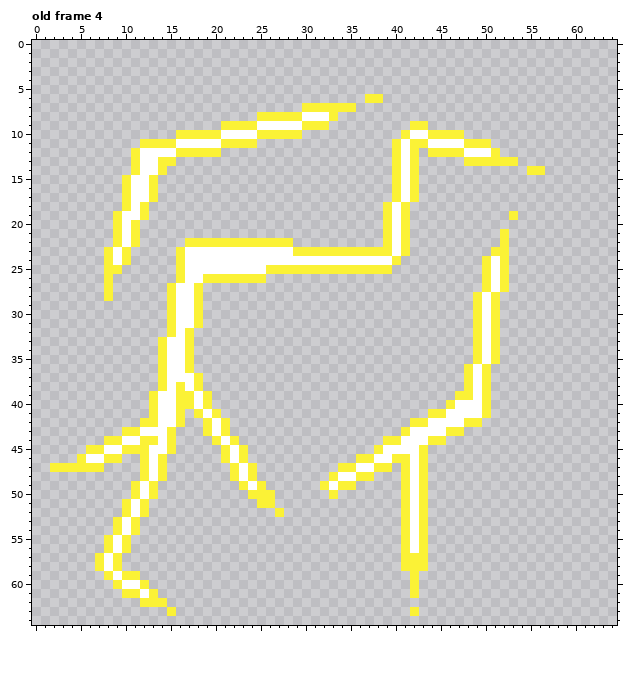
Edited in one commit: pixel-art file (sprites/lightning.aseprite). Above: the version before the commit.
65x65 pixels, 12 frames. Shown: old frame 4. The commit also changed other frames, which this record leaves out.
Now the later version:
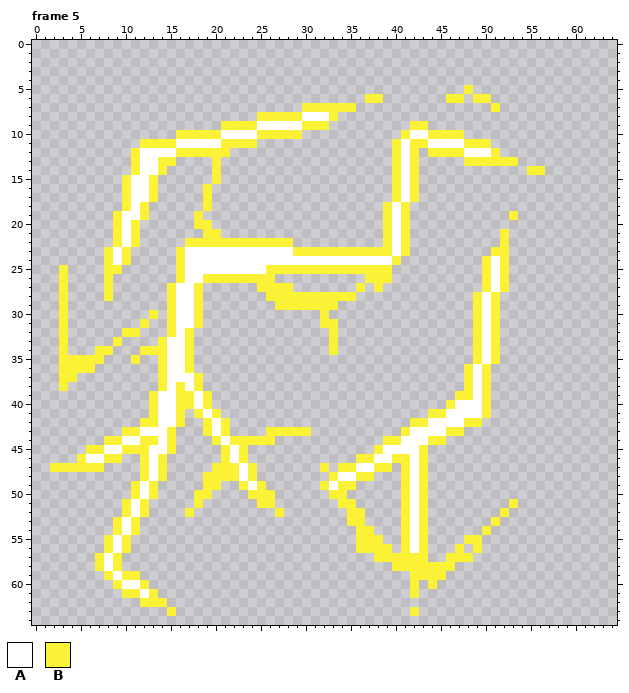
Palette (. is transparent): A #ffffff  B #fbf236
A new or re-ordered frame is compared with the old frame closest to it.
Change:
layer "Layer 2" now shown
frames re-ordered
Frame 5 against old frame 4, layer "Layer 2":
Colour B is added in row 5 at x 48; in row 6 at x 46 to 47 and 49 to 50; in row 7 at x 51; in row 12 at x 21; in rows 13 to 15 at x 20; in rows 16 to 18 at x 19.
Colour B is added in row 19 at x 18; in row 20 at x 18 to 19; in row 21 at x 19 to 20; in row 25 at x 3; in row 26 at x 3, 26 and 37 to 39; in row 27 at x 3, 25 to 28, 36 and 38.
Colour B is added in row 28 at x 3 and 26 to 35; in row 29 at x 3 and 27 to 33; in row 30 at x 3, 13 and 32; in row 31 at x 3, 12 and 32 to 33; in row 32 at x 3, 10 to 11 and 33; in row 33 at x 3, 9 and 33.
Colour B is added in row 34 at x 3, 7 to 8, 12 to 13 and 33; in row 35 at x 3 to 7 and 11; in row 36 at x 3 to 6; in row 37 at x 3 to 4; in row 38 at x 3; in row 43 at x 26 to 30.
Colour B is added in row 44 at x 23 to 26; in row 47 at x 20 to 21 and 32; in row 48 at x 19 to 21; in row 49 at x 19 to 20; in row 50 at x 18 to 19 and 34; in row 51 at x 18, 34 to 35 and 53.
Colour B is added in row 52 at x 17, 35 to 36 and 52; in row 53 at x 35 to 36 and 51; in row 54 at x 36 to 37 and 50; in row 55 at x 36 to 38 and 48 to 49; in row 56 at x 36 to 39, 47 and 49; in row 57 at x 38 to 40 and 46 to 48.
Colour B is added in row 58 at x 40 and 44 to 46; in row 59 at x 43 to 45; in row 60 at x 44.
Pixel boxes of the changes (left, top, right, bottom) in both pictures:
added: (446, 85, 500, 112)
added: (194, 148, 230, 238)
added: (59, 265, 158, 391)
added: (257, 274, 392, 355)
added: (185, 427, 518, 589)
